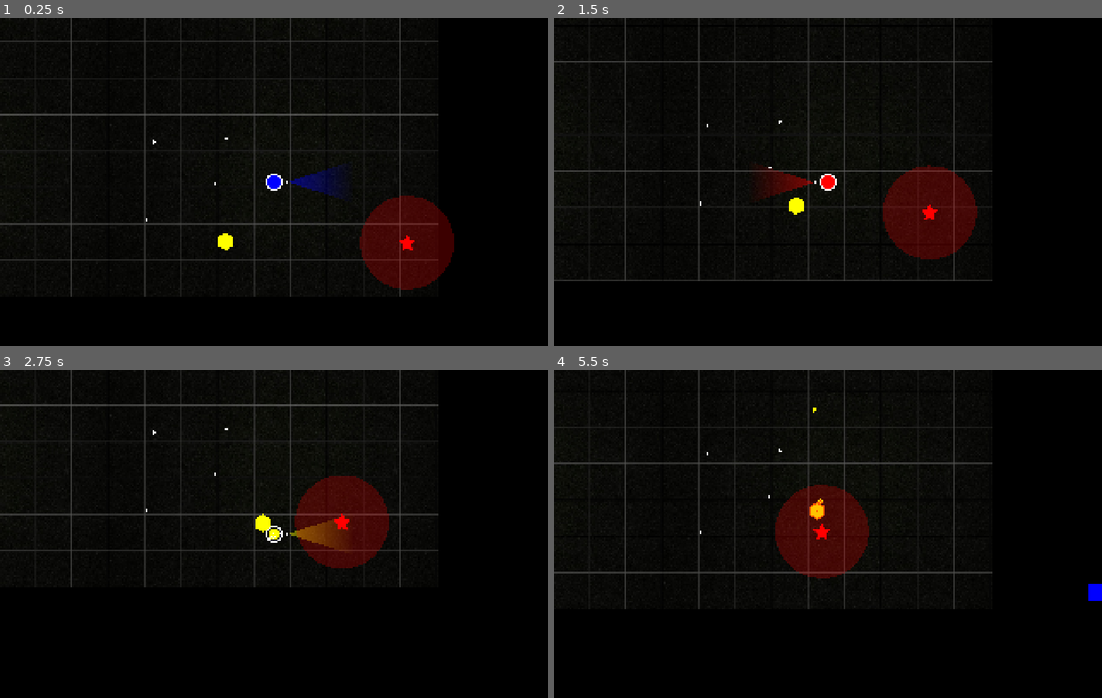
Above: before the commit, frames 1-4 (two rows, left to right).
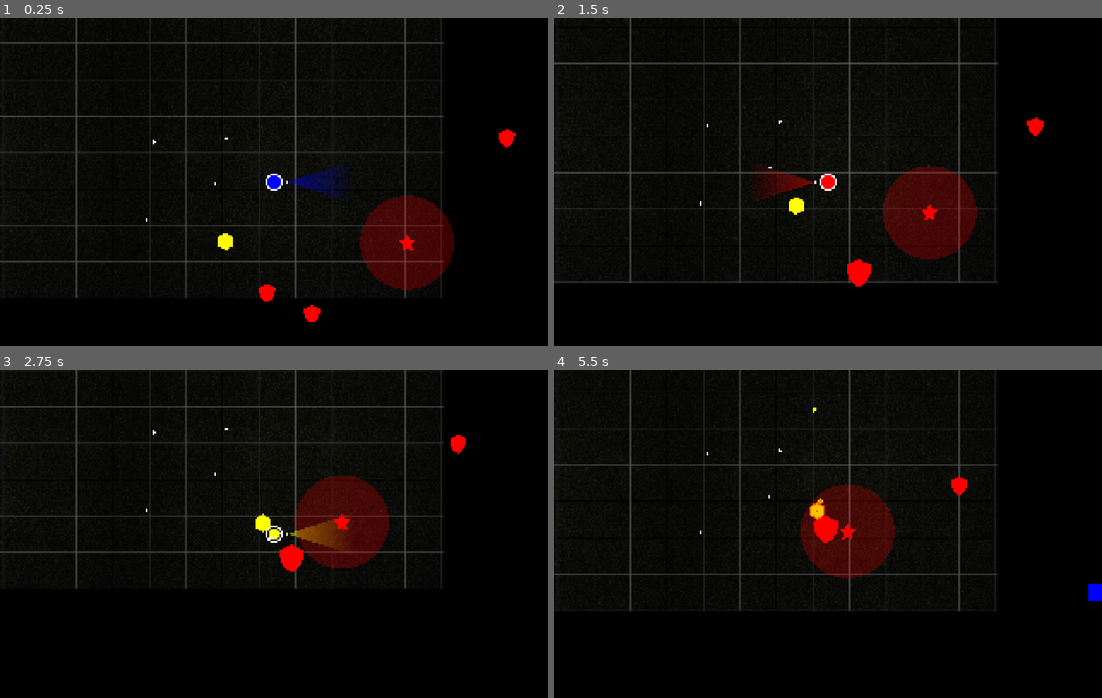
Above: after the commit, the same moments.

Repository: Team-Pufferfish/chromatic-survivors
Game: Godot game, scene res://Scenes/Game.tscn
Same seed, same stepped clock (60 frames per second), same inputs: the game is played once before the commit and once after it.
Inputs:
- Up to frame 1 (0.25 s): no input
- Up to frame 2 (1.5 s): hold Space (p1_cycle_color_right) 0.53-1.28 s; tap Down (p1_aim_down) at 0.6 s; hold S (p1_down) from 1.28 s (still down); tap Left (p1_aim_left) at 1.35 s
- Up to frame 3 (2.75 s): release S (p1_down) at 2.03 s; hold Space (p1_cycle_color_right) from 2.03 s (still down); tap Right (p1_aim_right) at 2.1 s
- Up to frame 4 (5.5 s): release Space (p1_cycle_color_right) at 2.78 s; hold W (p1_up) 2.78-3.53 s; tap one key every 0.75 s from 2.85 s: Up (p1_aim_up) T (p1_color_blue) R (p1_color_red) Y (p1_color_yellow); hold Q (p1_cycle_color_left) 3.53-5.03 s; hold S (p1_down) from 5.03 s (still down)

The runs differ from the first frame. In frame 1, 6.3% of the frame differs, in the area x 0-95%, y 0-93%; in frame 2, 5.5%; in frame 3, 4.9%; in frame 4, 6.9%, in the area x 0-81%, y 0-74%.

Commit message:
added shield guy

Diff:
--- a/chromatic-survivors/Scenes/Game.tscn
+++ b/chromatic-survivors/Scenes/Game.tscn
@@ -1,6 +1,7 @@
-[gd_scene load_steps=11 format=3 uid="uid://cghqp7uq7cafd"]
+[gd_scene load_steps=12 format=3 uid="uid://cghqp7uq7cafd"]
 
 [ext_resource type="Script" path="res://Scenes/fps.gd" id="1_b2bpf"]
+[ext_resource type="PackedScene" uid="uid://b4fisber7xq6t" path="res://Scenes/ShieldGuy.tscn" id="1_dahhg"]
 [ext_resource type="PackedScene" uid="uid://ch76b74jwc7xw" path="res://Scenes/Player.tscn" id="1_iukft"]
 [ext_resource type="Texture2D" uid="uid://chco22r342a3a" path="res://texture-black-tile-background_167862-7841.jpg" id="2_7lihs"]
 [ext_resource type="PackedScene" uid="uid://blo4tyvs8qm1g" path="res://Scenes/enemy.tscn" id="2_gl6un"]
@@ -12,6 +13,21 @@
 [ext_resource type="PackedScene" uid="uid://4cpfoloaif36" path="res://Scenes/loot.tscn" id="9_bf53h"]
 
 [node name="Game" type="Node2D"]
+
+[node name="ShieldGuy" parent="." instance=ExtResource("1_dahhg")]
+position = Vector2(1456, 137)
+MAX_RED = 50.0
+CURRENT_RED = 50.0
+
+[node name="ShieldGuy2" parent="." instance=ExtResource("1_dahhg")]
+position = Vector2(562, 725)
+MAX_RED = 50.0
+CURRENT_RED = 50.0
+
+[node name="ShieldGuy3" parent="." instance=ExtResource("1_dahhg")]
+position = Vector2(732, 801)
+MAX_RED = 50.0
+CURRENT_RED = 50.0
 
 [node name="CanvasLayer" type="CanvasLayer" parent="."]
 layer = -50
@@ -37,7 +53,7 @@
 
 [node name="Sprite2D" type="Sprite2D" parent="ParallaxBackground/ParallaxLayer"]
 texture_repeat = 2
-position = Vector2(-20, -82)
+position = Vector2(-2, -76)
 scale = Vector2(1.63083, 1.63083)
 texture = ExtResource("2_7lihs")
 centered = false
--- /dev/null
+++ b/chromatic-survivors/Scenes/ShieldGuy.tscn
@@ -0,0 +1,75 @@
+[gd_scene load_steps=8 format=3 uid="uid://b4fisber7xq6t"]
+
+[ext_resource type="Script" uid="uid://dm700m5ubkkes" path="res://Scripts/Enemy.gd" id="1_nc0q4"]
+[ext_resource type="Script" uid="uid://b0of6yayu6daf" path="res://Scripts/ShieldAura.gd" id="2_nc0q4"]
+[ext_resource type="Script" uid="uid://cyheouhoxpma" path="res://Scripts/sprite_color_mapper.gd" id="3_67vwr"]
+[ext_resource type="Texture2D" uid="uid://c0qcr5nlro1qq" path="res://shield-filled.svg" id="4_nc0q4"]
+[ext_resource type="Texture2D" uid="uid://cn5edvr6ld2vo" path="res://shield.svg" id="5_ea10p"]
+
+[sub_resource type="CircleShape2D" id="CircleShape2D_mtws3"]
+radius = 146.086
+
+[sub_resource type="CircleShape2D" id="CircleShape2D_yomy8"]
+radius = 29.0172
+
+[node name="ShieldGuy" type="CharacterBody2D" groups=["ShieldGuy"]]
+collision_layer = 2
+collision_mask = 2
+script = ExtResource("1_nc0q4")
+
+[node name="Aura" type="Node2D" parent="."]
+script = ExtResource("2_nc0q4")
+
+[node name="EffectArea" type="Area2D" parent="Aura"]
+collision_layer = 0
+collision_mask = 2
+
+[node name="CollisionShape2D" type="CollisionShape2D" parent="Aura/EffectArea"]
+shape = SubResource("CircleShape2D_mtws3")
+
+[node name="CollisionShape2D" type="CollisionShape2D" parent="."]
+shape = SubResource("CircleShape2D_yomy8")
+
+[node name="Graphic" type="Node2D" parent="."]
+scale = Vector2(0.1, 0.1)
+script = ExtResource("3_67vwr")
+
+[node name="Inside" type="Node2D" parent="Graphic"]
+
+[node name="Green" type="Sprite2D" parent="Graphic/Inside"]
+modulate = Color(0, 1, 0, 1)
+scale = Vector2(2.401e-05, 2.401e-05)
+texture = ExtResource("4_nc0q4")
+
+[node name="Blue" type="Sprite2D" parent="Graphic/Inside"]
+modulate = Color(0, 0, 1, 1)
+scale = Vector2(0.07, 0.07)
+texture = ExtResource("4_nc0q4")
+
+[node name="Red" type="Sprite2D" parent="Graphic/Inside"]
+modulate = Color(1, 0, 0, 1)
+scale = Vector2(0.0049, 0.0049)
+texture = ExtResource("4_nc0q4")
+
+[node name="Yellow" type="Sprite2D" parent="Graphic/Inside"]
+modulate = Color(1, 1, 0, 1)
+scale = Vector2(0.000343, 0.000343)
+texture = ExtResource("4_nc0q4")
+
+[node name="Orange" type="Sprite2D" parent="Graphic/Inside"]
+modulate = Color(1, 0.45098, 0, 1)
+scale = Vector2(1e-05, 1e-05)
+texture = ExtResource("4_nc0q4")
+
+[node name="Purple" type="Sprite2D" parent="Graphic/Inside"]
+modulate = Color(1, 0, 1, 1)
+scale = Vector2(1e-05, 1e-05)
+texture = ExtResource("4_nc0q4")
+
+[node name="Brown" type="Sprite2D" parent="Graphic/Inside"]
+modulate = Color(0.745098, 0.454902, 0.207843, 1)
+scale = Vector2(1e-05, 1e-05)
+texture = ExtResource("4_nc0q4")
+
+[node name="Outside" type="Sprite2D" parent="Graphic"]
+texture = ExtResource("5_ea10p")
--- /dev/null
+++ b/chromatic-survivors/Scripts/ShieldAura.gd
@@ -0,0 +1,30 @@
+extends Node2D
+
+var tick_timer := 0.0
+
+var max_aura_red: float
+var max_aura_blue: float
+var max_aura_yellow: float
+
+@export var tick_rate := 1.0  # seconds between aura ticks
+@export var aura_strength := 2  # amount to heal per tick
+
+@onready var parent_enemy := get_parent()
+@onready var area: Area2D = $EffectArea
+
+
+func _physics_process(delta: float) -> void:
+		apply_aura_to_nearby_enemies()
+
+func apply_aura_to_nearby_enemies() -> void:
+	var bodies = area.get_overlapping_bodies()
+	for body in bodies:
+		if  body != parent_enemy and body.is_in_group("ShieldGuy"):
+			parent_enemy.MAX_BLUE += body.MAX_BLUE
+			parent_enemy.MAX_YELLOW += body.MAX_YELLOW
+			parent_enemy.MAX_RED += body.MAX_RED
+			parent_enemy.CURRENT_BLUE += body.CURRENT_BLUE
+			parent_enemy.CURRENT_RED += body.CURRENT_RED
+			parent_enemy.CURRENT_YELLOW += body.CURRENT_YELLOW
+			parent_enemy.scale = parent_enemy.scale * 1.5
+			body.free()
--- /dev/null
+++ b/chromatic-survivors/shield-filled.svg
@@ -0,0 +1,2 @@
+<?xml version="1.0" encoding="utf-8"?><!-- Uploaded to: SVG Repo, www.svgrepo.com, Generator: SVG Repo Mixer Tools -->
+<svg width="800px" height="800px" viewBox="0 0 24 24" fill="none" xmlns="http://www.w3.org/2000/svg"><path d="M12 22c-1.148 0-3.418-1.362-5.13-3.34C4.44 15.854 3 11.967 3 7a1 1 0 0 1 .629-.929c3.274-1.31 5.88-2.613 7.816-3.903a1 1 0 0 1 1.11 0c1.935 1.29 4.543 2.594 7.816 3.903A1 1 0 0 1 21 7c0 4.968-1.44 8.855-3.87 11.66C15.419 20.637 13.149 22 12 22z" fill="#FFF"/></svg>
--- /dev/null
+++ b/chromatic-survivors/shield.svg
@@ -0,0 +1,4 @@
+<?xml version="1.0" encoding="utf-8"?><!-- Uploaded to: SVG Repo, www.svgrepo.com, Generator: SVG Repo Mixer Tools -->
+<svg width="800px" height="800px" viewBox="0 0 24 24" fill="none" xmlns="http://www.w3.org/2000/svg">
+<path d="M4 7L12 3L20 7C20 12.1932 17.2157 19.5098 12 21C6.78428 19.5098 4 12.1932 4 7Z" stroke="#FFF" stroke-width="1.5" stroke-linecap="round" stroke-linejoin="round"/>
+</svg>
Not shown, added: chromatic-survivors/Scripts/ShieldAura.gd.uid
Not shown, added: chromatic-survivors/shield-filled.svg.import
Not shown, added: chromatic-survivors/shield.svg.import
